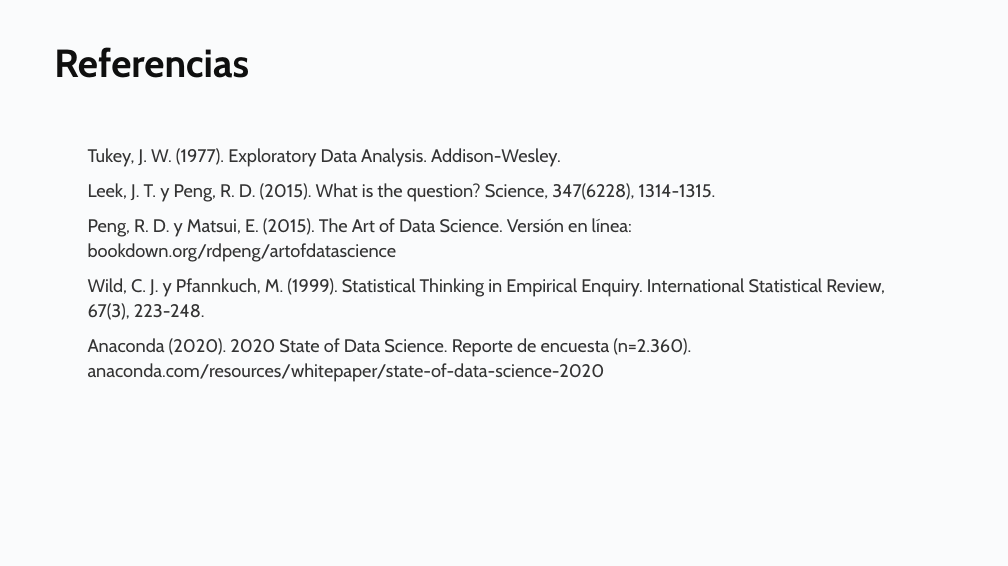
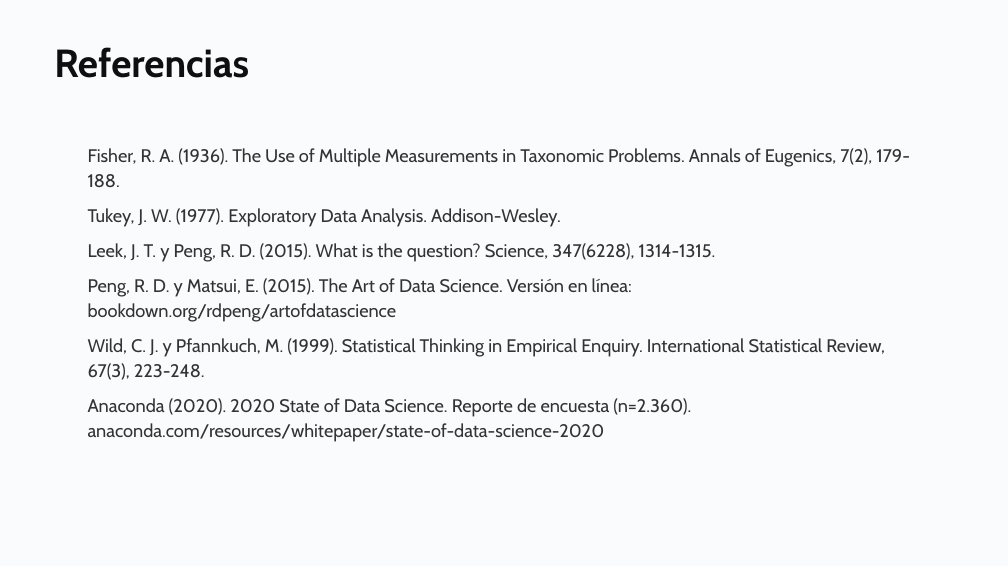
Before and after one commit to daniopitz/diplomado-cdd, a slide deck: slide 36 of presentaciones/clase02_eda_descriptiva.pptx (slide 30 before the commit). Drawn at 1008x566 pixels with LibreOffice and Linux fonts; fonts in the diff are those of the drawing. Boxes give left, top, right and bottom in pixels: in the first picture for what was removed or moved away, otherwise in the second. Text is boxed around its words. In the diff, an @@ line names an element or a change of style, - is before the commit and + after.

```diff
--- a/presentaciones/clase02_eda_descriptiva.pptx
+++ b/presentaciones/clase02_eda_descriptiva.pptx
@@ text at <box>88,148,910,187</box>: paragraph added @@
+Fisher, R. A. (1936). The Use of Multiple Measurements in Taxonomic Problems. Annals of Eugenics, 7(2), 179-188.
```
Also in this commit, not shown: 4 other slides changed, 6 slides added, 4 other files.
